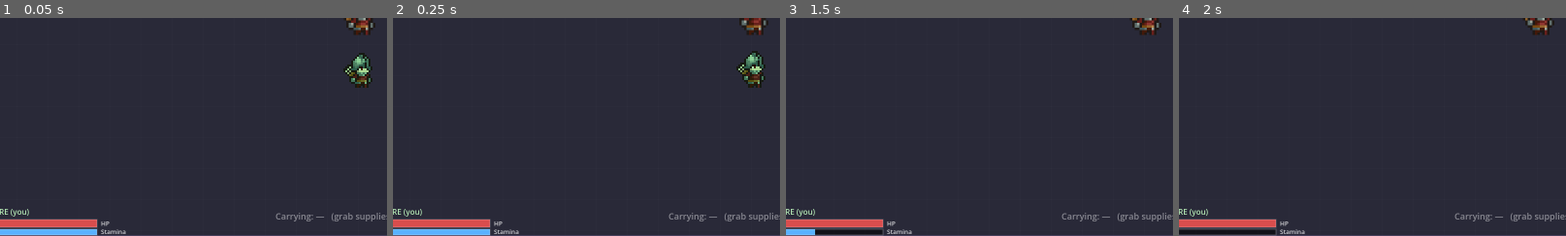
Above: before the commit, frames 1-4 (left to right).
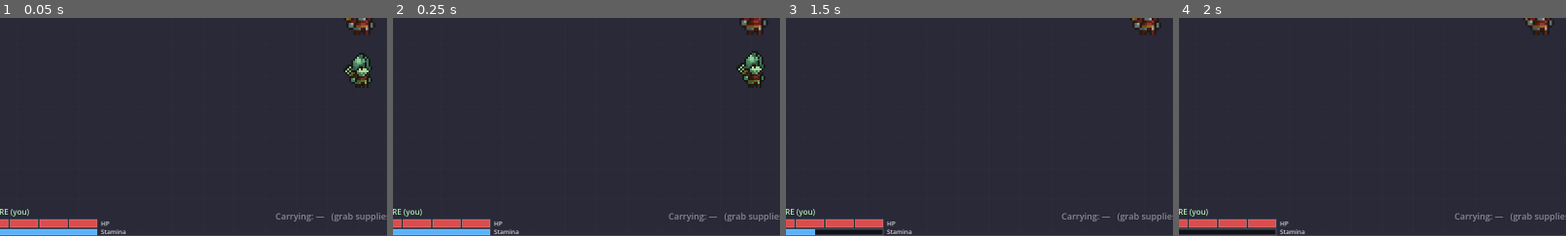
Above: after the commit, the same moments.

Repository: Razer256g4/SquireUsydGameJam
Game: Godot game, scene res://Main.tscn
Two runs of this game, one before a commit and one after it. Both use one fixed random seed, a clock stepped at 60 frames per second and the inputs below.
Inputs:
- Up to frame 1 (0.05 s): no input
- Up to frame 2 (0.25 s): no input
- Up to frame 3 (1.5 s): tap Enter at 0.5 s; hold D 0.53-1.28 s; tap R at 0.6 s; tap Space at 0.77, 1.07 s; hold S from 1.28 s (still down); tap Ctrl at 1.35 s
- Up to frame 4 (2 s): keep holding S; tap Space at 1.52, 1.82 s
The pictures show only the part of the screen within x 3-53%, y 47-97%; the shares and areas given below are measured in that part.

The runs differ from the first frame. In frame 1, less than 0.1% of the frame differs, in the area x 2-19%, y 92-97%; in frame 2, less than 0.1%; in frame 3, less than 0.1%; in frame 4, less than 0.1%.

Commit message:
Float dialogue over characters; pip HP bar; fix death snapshot
- Speech bubbles: Actor.say() draws a world-space bubble above the head so
  lines come from whoever speaks (tracks the character, shakes with camera).
  Princess/Squire tick + draw it; HUD.princess_say/squire_say route here
  instead of the top-of-screen banner. System announcements stay centred.

- Squire HP shown as discrete hit-pips (each hit = one pip) instead of a
  smooth bar, so the lethal final chunk no longer reads as 'safe health'.

- Fix HP reading 1 pip on the death screen: HUD snapshot only refreshed
  during play phases, so the killing hit (hp->0, phase->lost) was never
  captured. win()/lose() now take a final update_state() before show_end().

Co-Authored-By: Claude Opus 4.8 (1M context) <noreply@anthropic.com>

Diff:
--- a/scripts/actor.gd
+++ b/scripts/actor.gd
@@ -39,3 +39,42 @@
 ## Princess / Squire / Monster each override this with their real behaviour.
 func take_damage(_amount: float) -> void:
 	pass
+
+# --- speech bubble (world-space, floats above this actor's head) ------------
+# So a line "comes from" whoever says it: drawn in the actor's own _draw(), it
+# tracks the character and shakes with the camera. HUD.princess_say/squire_say
+# route here; subclasses call _tick_speech() in _process and _draw_speech() in _draw.
+var _speech := ""
+var _speech_t := 0.0
+var _speech_col := Color.WHITE
+
+## Show `text` above this actor's head for `dur` seconds, tinted `col`.
+func say(text: String, col := Color.WHITE, dur := 2.6) -> void:
+	_speech = text
+	_speech_t = dur
+	_speech_col = col
+
+func _tick_speech(delta: float) -> void:
+	if _speech_t > 0.0:
+		_speech_t = maxf(0.0, _speech_t - delta)
+
+## Draw the current line as a little bubble whose bottom sits just above `top_y`
+## (the actor's overlay-row Y). Call from _draw(); no-op when nothing is being said.
+func _draw_speech(top_y: float) -> void:
+	if _speech_t <= 0.0 or _speech == "":
+		return
+	var font := ThemeDB.fallback_font
+	var fsize := 15
+	var alpha: float = clampf(_speech_t, 0.0, 1.0)          # fade out over the final second
+	var tw: float = font.get_string_size(_speech, HORIZONTAL_ALIGNMENT_LEFT, -1, fsize).x
+	var pad := Vector2(8.0, 5.0)
+	var box_h: float = fsize + pad.y * 2.0
+	var bottom: float = top_y - 6.0                          # just above the HP bar / crown
+	var box := Rect2(Vector2(-tw * 0.5 - pad.x, bottom - box_h), Vector2(tw + pad.x * 2.0, box_h))
+	var bg := Color(0.06, 0.05, 0.09, 0.8 * alpha)
+	draw_rect(box, bg)
+	draw_rect(box, Color(_speech_col.r, _speech_col.g, _speech_col.b, 0.55 * alpha), false, 1.5)
+	draw_colored_polygon(PackedVector2Array([                # little tail pointing down at the head
+		Vector2(-6.0, bottom), Vector2(6.0, bottom), Vector2(0.0, bottom + 7.0)]), bg)
+	draw_string(font, Vector2(-tw * 0.5, bottom - pad.y - 1.0), _speech,
+		HORIZONTAL_ALIGNMENT_LEFT, -1, fsize, Color(_speech_col.r, _speech_col.g, _speech_col.b, alpha))
--- a/scripts/game.gd
+++ b/scripts/game.gd
@@ -221,6 +221,7 @@
 		return
 	phase = "won"
 	Sfx.play("win")
+	hud.update_state(self)      # final snapshot — _process stops refreshing once we leave the play phases
 	hud.show_end(true, score, wave)
 
 func lose() -> void:
@@ -228,6 +229,7 @@
 		return
 	phase = "lost"
 	Sfx.play("lose")
+	hud.update_state(self)      # final snapshot so the HP pips show the lethal hit (0 left), not a stale 1
 	hud.show_end(false, score, wave)
 
 ## A sabotage (cursed gift or tip-off) raises suspicion on an exponential curve:
--- a/scripts/hud.gd
+++ b/scripts/hud.gd
@@ -28,10 +28,6 @@
 
 var _announce := ""
 var _announce_t := 0.0
-var _say := ""
-var _say_t := 0.0
-var _sq := ""             # squire / narrator bark (snide villain voice)
-var _sq_t := 0.0
 var _big := ""            # giant centre-screen flash (e.g. the "67" gag)
 var _big_t := 0.0
 var _betray_t := 0.0
@@ -51,8 +47,6 @@
 func _process(delta: float) -> void:
 	var dirty := false
 	if _announce_t > 0.0: _announce_t -= delta; dirty = true
-	if _say_t > 0.0: _say_t -= delta; dirty = true
-	if _sq_t > 0.0: _sq_t -= delta; dirty = true
 	if _big_t > 0.0: _big_t -= delta; dirty = true
 	if _betray_t > 0.0: _betray_t -= delta; dirty = true
 	if dirty and _canvas:
@@ -62,13 +56,17 @@
 	_announce = text
 	_announce_t = 2.2
 
+## Dialogue now floats above whoever says it (Actor.say), so it reads as coming
+## from the character instead of a banner at the top of the screen.
 func princess_say(text: String) -> void:
-	_say = text
-	_say_t = 2.5
+	var pr := get_tree().get_first_node_in_group("princess") as Actor
+	if pr:
+		pr.say(text, Color(1.0, 0.82, 0.9))
 
 func squire_say(text: String) -> void:
-	_sq = text
-	_sq_t = 2.6
+	var sq := get_tree().get_first_node_in_group("squire") as Actor
+	if sq:
+		sq.say(text, Color(0.7, 1.0, 0.72))
 
 func big_flash(text: String) -> void:
 	_big = text
@@ -117,17 +115,7 @@
 		"WASD move · Space dash · Ctrl tamper · bump Princess = give · E tip off · Q scheme · Esc pause · R restart",
 		HORIZONTAL_ALIGNMENT_LEFT, 690, 12, Color(1, 1, 1, 0.4))
 
-	# Princess speech (under the suspicion meter)
-	if _say_t > 0.0:
-		var sa: float = clampf(_say_t, 0.0, 1.0)
-		c.draw_string(f, Vector2(0, 92), "\"%s\"" % _say, HORIZONTAL_ALIGNMENT_CENTER, W, 22,
-			Color(1.0, 0.85, 0.9, sa))
-
-	# Squire / narrator bark (your snide villain voice), just below her line
-	if _sq_t > 0.0:
-		var qa: float = clampf(_sq_t, 0.0, 1.0)
-		c.draw_string(f, Vector2(0, 120), "— %s" % _sq, HORIZONTAL_ALIGNMENT_CENTER, W, 20,
-			Color(0.6, 1.0, 0.65, qa))
+	# (Character dialogue now floats above the Princess / Squire — see Actor.say.)
 
 	# Giant centre-screen flash (the "67" gag, etc.)
 	if _big_t > 0.0 and not _over:
@@ -182,7 +170,12 @@
 
 func _render_squire(c: Control, f: Font) -> void:
 	c.draw_string(f, Vector2(16, H - 74), "SQUIRE (you)", HORIZONTAL_ALIGNMENT_LEFT, -1, 16, Color(0.7, 0.9, 0.7))
-	_bar(c, Rect2(16, H - 64, 240, 16), s_hp / Squire.MAX_HP, Color(0.85, 0.3, 0.3))
+	# HP as discrete hit-pips (each hit = one pip). A smooth bar made the final 25%
+	# chunk look "safe" when one hit there is lethal — pips show exactly how many
+	# hits remain, so death lines up with the last pip emptying.
+	var pip := Squire.MAX_HP / float(Squire.MAX_HITS)
+	var pips_left: int = clampi(int(round(s_hp / pip)), 0, Squire.MAX_HITS)
+	_render_pips(c, Rect2(16, H - 64, 240, 16), Squire.MAX_HITS, pips_left, Color(0.85, 0.3, 0.3))
 	c.draw_string(f, Vector2(264, H - 51), "HP", HORIZONTAL_ALIGNMENT_LEFT, -1, 13, Color(1, 1, 1, 0.8))
 	_bar(c, Rect2(16, H - 44, 240, 12), s_stam / Squire.MAX_STAMINA, Color(0.35, 0.7, 1.0))
 	c.draw_string(f, Vector2(264, H - 34), "Stamina", HORIZONTAL_ALIGNMENT_LEFT, -1, 13, Color(1, 1, 1, 0.8))
@@ -223,6 +216,18 @@
 	c.draw_rect(Rect2(rect.position, Vector2(rect.size.x * r, rect.size.y)), fill)
 	c.draw_rect(rect, Color(1, 1, 1, 0.25), false, 2.0)
 
+## Draw `total` equal segments across `rect`; the first `filled` are lit. Used for
+## the Squire's hit-based HP so each remaining hit is a clearly countable pip.
+func _render_pips(c: Control, rect: Rect2, total: int, filled: int, col: Color) -> void:
+	var gap := 4.0
+	var w: float = (rect.size.x - gap * float(total - 1)) / float(total)
+	for i in total:
+		var cell := Rect2(rect.position + Vector2(i * (w + gap), 0.0), Vector2(w, rect.size.y))
+		c.draw_rect(cell, Color(0, 0, 0, 0.55))
+		if i < filled:
+			c.draw_rect(cell, col)
+		c.draw_rect(cell, Color(1, 1, 1, 0.25), false, 2.0)
+
 
 class _HudCanvas:
 	extends Control
--- a/scripts/princess.gd
+++ b/scripts/princess.gd
@@ -161,6 +161,7 @@
 	_beam_cd = _decay(_beam_cd, delta)
 	_charge_cd = _decay(_charge_cd, delta)
 	_gcd = _decay(_gcd, delta)
+	_tick_speech(delta)
 
 	if poison_dps > 0.0:
 		hp -= poison_dps * delta
@@ -585,3 +586,4 @@
 		Vector2(-22, cy + 16), Vector2(-22, cy), Vector2(-11, cy + 9),
 		Vector2(0, cy - 8), Vector2(11, cy + 9), Vector2(22, cy), Vector2(22, cy + 16)
 	]), crown)
+	_draw_speech(_overlay_y)
--- a/scripts/squire.gd
+++ b/scripts/squire.gd
@@ -90,6 +90,7 @@
 	_hurt_cd = _decay(_hurt_cd, delta)
 	_flash = _decay(_flash, delta)
 	tip_cd = _decay(tip_cd, delta)
+	_tick_speech(delta)
 
 	var input_dir := _read_move()
 	if input_dir != Vector2.ZERO:
@@ -228,6 +229,7 @@
 		_play("hurt")
 
 func _draw() -> void:
+	_draw_speech(_overlay_y)
 	# Carried item floats above the squire's head, with a tell-tale aura if cursed.
 	if carry == "":
 		return
